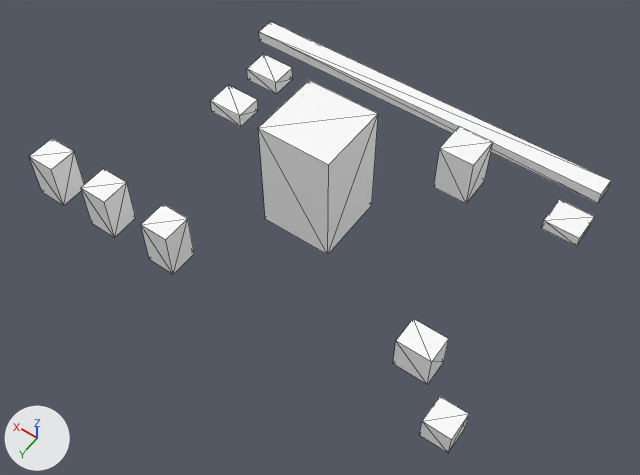
Renders of the glTF model cf2_col_r_gum.glb from each side of a commit.
One viewpoint serves both versions: a 50 mm lens placed at (-90.5, 1.3, 57.5), pointed at (-66.6, -32.2, 4.9). Arrows for +X, +Y and +Z are at lower left; the lights stay in place. The older version comes first. Mesh edges are drawn as thin lines. Vertices at exactly the same position are counted once.

Before the edit, the objects in view are built like this:
```python
me_cf2_col_r_gum = bpy.data.meshes.new('cf2_col_r_gum')
me_cf2_col_r_gum.from_pydata(...)  # 88 vertices, 132 faces; spans x -83.1..-45.3, y -50.4..-23.4, z 3.6..13.6
me_cf2_col_r_gum.materials.append(mat_col)  # white #ffffff
ob_cf2_col_r_gum = bpy.data.objects.new('cf2_col_r_gum', me_cf2_col_r_gum)
ob_cf2_col_r_gum.location = (0.0, 0.0, 0.0)
```
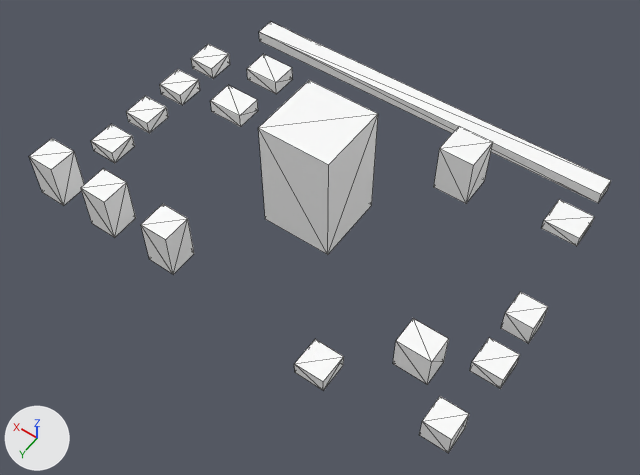
The change, as a list of edits to the scene's bpy script:
```text
Change me_cf2_col_r_gum:
    used by ob_cf2_col_r_gum; location = (0.0, 0.0, 0.0)
    remove me_cf2_col_r_gum.from_pydata(...)  # 88 vertices, 132 faces; spans x -83.1..-45.3, y -50.4..-23.4, z 3.6..13.6
    add me_cf2_col_r_gum.from_pydata(...)  # 144 vertices, 216 faces; spans x -83.6..-45.3, y -50.4..-22.4, z 3.6..13.6
    me_cf2_col_r_gum part 1: a new loose piece, a box spanning x -83.5..-81.3, y -36.0..-33.8, z 3.6..5.6, in mat_col (white #ffffff)
    me_cf2_col_r_gum part 2: a new loose piece, a box spanning x -73.9..-71.5, y -24.8..-22.4, z 3.6..4.8, in mat_col (white #ffffff)
    me_cf2_col_r_gum part 3: a new loose piece, a box spanning x -47.8..-45.4, y -40.3..-37.9, z 3.6..4.8, in mat_col (white #ffffff)
    me_cf2_col_r_gum part 4: a new loose piece, a box spanning x -47.8..-45.4, y -31.9..-29.5, z 3.6..4.8, in mat_col (white #ffffff)
    me_cf2_col_r_gum part 5: a new loose piece, a box spanning x -47.8..-45.4, y -36.1..-33.7, z 3.6..4.8, in mat_col (white #ffffff)
    me_cf2_col_r_gum part 6: a new loose piece, a box spanning x -83.6..-81.2, y -31.9..-29.5, z 3.6..4.8, in mat_col (white #ffffff)
    me_cf2_col_r_gum part 7: a new loose piece, a box spanning x -47.8..-45.4, y -44.5..-42.1, z 3.6..4.8, in mat_col (white #ffffff)
```

Location of each change, (x1, y1, x2, y2) in pixels of the pictures (640 x 475 px):
part 1 of me_cf2_col_r_gum, added
    after: (501, 292, 548, 344)
part 2 of me_cf2_col_r_gum, added
    after: (294, 339, 344, 390)
part 3 of me_cf2_col_r_gum, added
    after: (160, 69, 200, 105)
part 4 of me_cf2_col_r_gum, added
    after: (91, 124, 135, 163)
part 5 of me_cf2_col_r_gum, added
    after: (126, 96, 168, 133)
part 6 of me_cf2_col_r_gum, added
    after: (470, 338, 520, 389)
part 7 of me_cf2_col_r_gum, added
    after: (191, 44, 230, 78)
